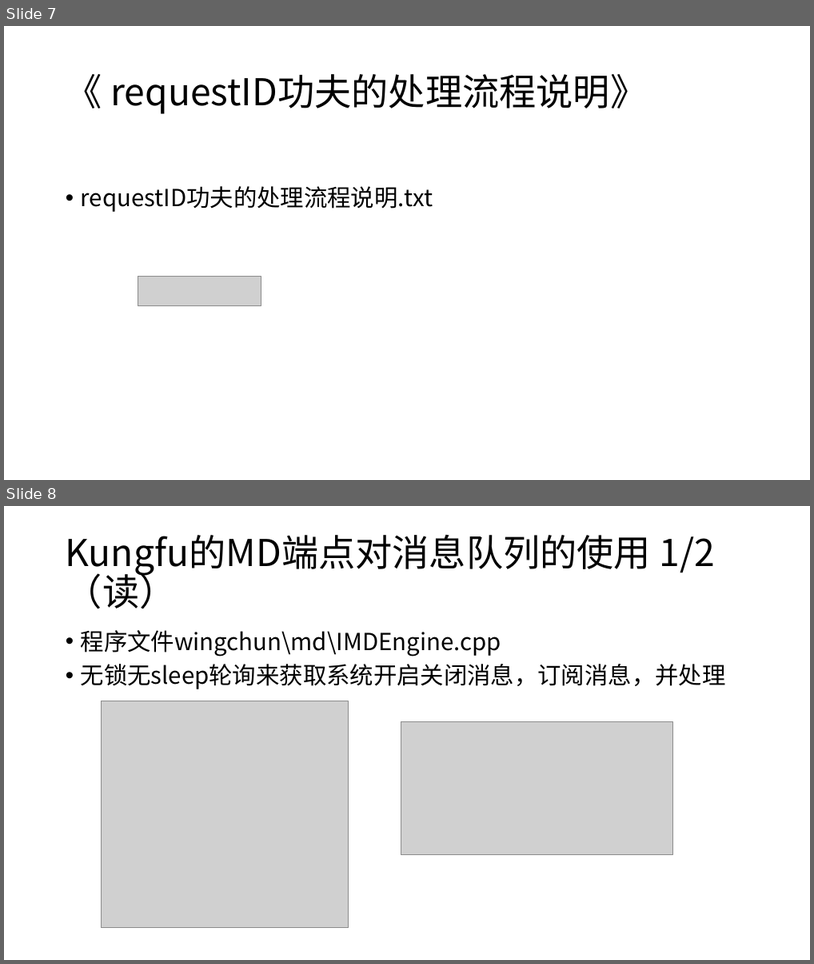
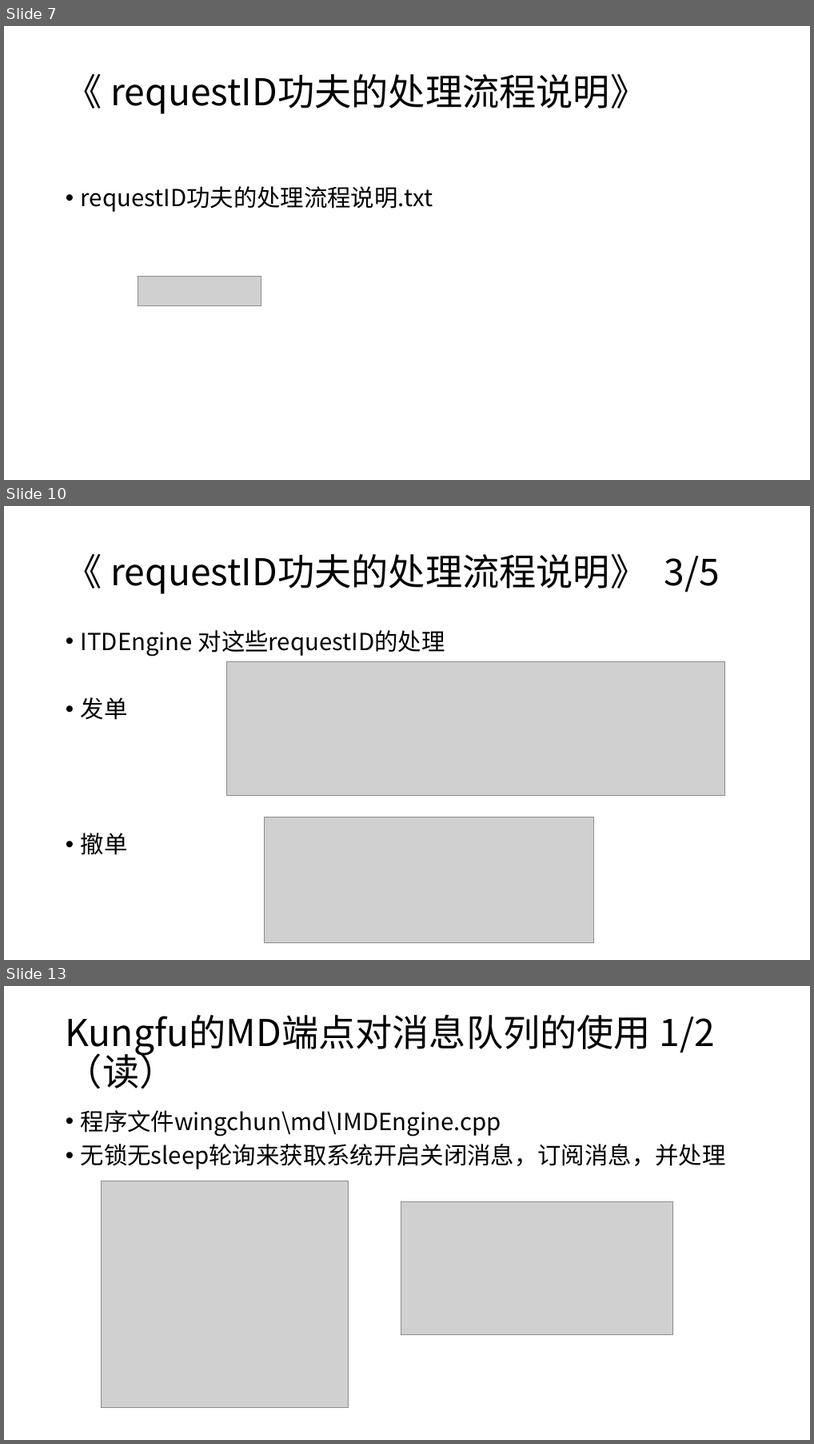
Before and after one commit to qingtiandalaoye/useful_doc, a slide deck: 虚拟货币跨交易所高频交易系统.pptx. Shown one above the other, each under a label of ours: slides 7 and 8 before the commit, slides 7, 10 and 13 after it; the slides between them are not shown. The pictures are 814x964 and 814x1444 pixels, drawn with LibreOffice and Linux fonts; fonts in the diff are those of the drawing; grey boxes stand for pictures. Boxes give left, top, right and bottom in pixels: in the first picture for what was removed or moved away, otherwise in the second. Text is boxed around its words. In the diff, an @@ line names an element or a change of style, - is before the commit and + after.

Commit message:
add requestID part

```diff
--- a/虚拟货币跨交易所高频交易系统.pptx
+++ b/虚拟货币跨交易所高频交易系统.pptx
@@ slide 10 added at (4,506,810,960), background #FFFFFF @@
@@ title added at (66,554,719,594), 44 pt, text #000000 @@
+《 requestID功夫的处理流程说明》 3/5
@@ text added at (81,630,446,855), 28 pt, text #000000 @@
+• ITDEngine 对这些requestID的处理
+• 发单
+• 撤单
@@ picture added at (226,661,725,795) @@
@@ picture added at (264,817,594,942) @@
@@ what was slide 8 is now slide 13 @@
```
Also in this commit, not shown: 1 slide changed, 5 other slides added.
